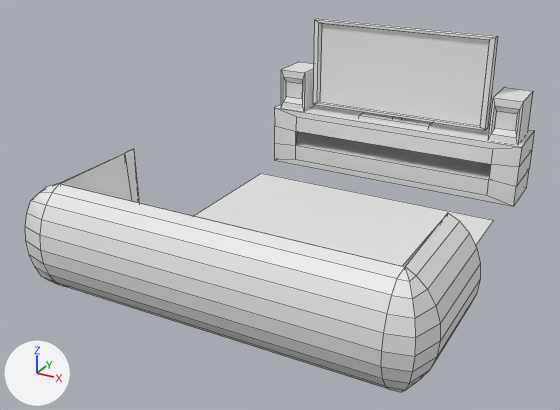
The Blender file Assets/Sofa/Sofa1.blend: old version first, new version second.
One viewpoint serves both versions: a 50 mm camera at (9.66, -15.71, 10.99) aimed at (-0.93, 3.55, 1.36). Every picture has the same lights, and +X, +Y and +Z are marked at lower left. Mesh edges are drawn as thin lines.

Script lines for the objects in view, before the commit:
```python
ob_cube = bpy.data.objects.new('Cube', me_cube_001)
ob_cube.location = (0.0, 0.0, 1.54)
ob_cube.scale = (4.87, 1.58, 1.58)
ob_cube_001 = bpy.data.objects.new('Cube.001', me_cube)
ob_cube_001.location = (0.0, 11.14, 1.09)
ob_cube_001.scale = (4.81, 1.0, 1.1)
ob_cube_002 = bpy.data.objects.new('Cube.002', me_cube_002)
ob_cube_002.location = (0.0, 11.21, 2.02)
ob_cube_002.scale = (1.37, 0.658, 0.258)
ob_cube_004 = bpy.data.objects.new('Cube.004', me_cube_004)
ob_cube_004.location = (0.0, 10.86, 4.02)
ob_cube_004.rotation_euler = (-1.571, 0.0, 0.0)  # degrees (-90, 0, 0)
ob_cube_004.scale = (3.39, 1.63, 0.159)
ob_cube_005 = bpy.data.objects.new('Cube.005', me_cube_007)
ob_cube_005.location = (-4.13, 11.16, 3.74)
ob_cube_005.scale = (0.508, 0.774, 1.61)
ob_cube_006 = bpy.data.objects.new('Cube.006', me_cube_006)
ob_cube_006.location = (4.11, 11.16, 3.74)
ob_cube_006.scale = (0.508, 0.774, 1.61)
ob_cylinder = bpy.data.objects.new('Cylinder', me_cylinder)
ob_cylinder.location = (4.52, 0.0, 1.55)
ob_cylinder.rotation_euler = (-1.571, 0.0, 0.0)  # degrees (-90, 0, 0)
ob_cylinder.scale = (1.33, 1.64, 1.57)
ob_plane = bpy.data.objects.new('Plane', me_plane)
ob_plane.location = (0.0, 5.48, 0.03)
ob_plane.scale = (4.52, 3.07, 1.0)
```
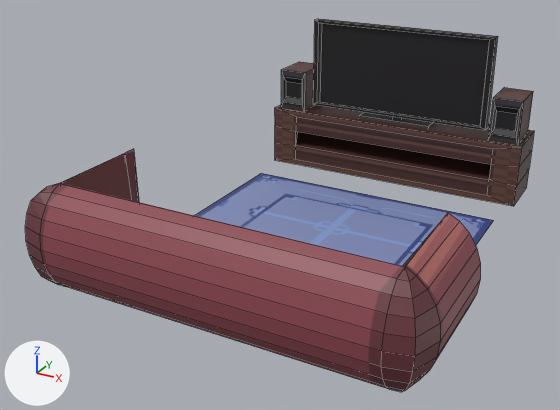
Where the change shows, as pixel boxes (x1, y1, x2, y2) in the pictures (560 x 410 px):
'Cylinder', recoloured, surface changed (white to brown): (25, 149, 481, 392) in both
'Cube.001', recoloured (grey to brown): (274, 105, 534, 206) in both
'Plane', recoloured (white to blue): (194, 173, 494, 266) in both
'Cube.006', recoloured, moved: before (488, 87, 533, 144); after (281, 62, 315, 110)
'Cube.005', recoloured, moved: before (281, 62, 315, 110); after (488, 87, 533, 144)
'Cube', recoloured (grey to brown): (62, 151, 438, 267) in both
'Cube.002', deleted: before (359, 112, 435, 128)
part 2 of me_cube_004, added: after (359, 112, 435, 128)
part 3 of me_cube_004, recoloured (grey to black): (313, 19, 498, 130) in both

The change in detail:
Picture 'Cube.005 Base Color.001' (img_cube_005_base_color_001) is new.
Picture 'Cube.005 Base Color' (img_cube_005_base_color) is new.
Picture 'Cube.004 Base Color' (img_cube_004_base_color) is new.
Picture 'Plane Base Color' (img_plane_base_color) is new.
Picture 'Cube.001 Base Color' (img_cube_001_base_color) is new.
Picture 'Cylinder Base Color' (img_cylinder_base_color) is new.
Picture 'Cube Base Color' (img_cube_base_color) is new.
Material 'Material.006' (mat_material_006) is new.
Its texture is img_cube_005_base_color_001.
Material 'Material.005' (mat_material_005) is new.
Its texture is img_cube_005_base_color.
Material 'Material.004' (mat_material_004) is new.
Its texture is img_cube_004_base_color.
Material 'Material.002' (mat_material_002) is new.
Its texture is img_plane_base_color.
Material 'Material.003' (mat_material_003) is new.
Its texture is img_cube_001_base_color.
Material 'Material' (mat_material) is new.
Its texture is img_cylinder_base_color.
Material 'Material.001' (mat_material_001) is new.
Its texture is img_cube_base_color.
me_cube_001 has 18 vertices, 17 faces and spans x -1.0..1.0, y -1.0..1.0, z -1.0..1.0.
me_cube_001 now uses material mat_material_001 (picture img_cube_base_color).
me_cylinder has 82 vertices, 75 faces and spans x -7.79..1.0, y -0.97..0.97, z -1.64..1.0.
me_cylinder is used by ob_cylinder; location (4.52, 0.0, 1.55); rotation (-1.571, 0.0, 0.0), in degrees (-90, 0, 0); scale (1.33, 1.64, 1.57).
me_cylinder part 1: texture (UV) coordinates of 75 of 75 faces, centred in x -7.78..0.98, y -0.92..0.92, z -1.62..1.0, changed; they spanned u 0.54..0.96, v 0.5..1.0 and now span u 0.01..0.92, v 0.01..0.99.
me_cylinder now uses material mat_material (picture img_cylinder_base_color).
me_cube has 24 vertices, 25 faces and spans x -1.0..1.0, y -1.0..1.0, z -1.0..1.0.
me_cube now uses material mat_material_003 (picture img_cube_001_base_color).
me_plane has 4 vertices, 1 face and spans x -1.0..1.0, y -1.0..1.0, z 0.0.
me_plane now uses material mat_material_002 (picture img_plane_base_color).
me_cube_004 is used by ob_cube_004; location (0.0, 10.86, 4.02); rotation (-1.571, 0.0, 0.0), in degrees (-90, 0, 0); scale (3.39, 1.63, 0.159).
me_cube_004 had 16 vertices, 14 faces and spanned x -1.0..1.0, y -1.0..1.0, z -1.0..1.0.
me_cube_004 now has 24 vertices, 20 faces and spans x -1.0..1.0, y -1.0..1.38, z -1.96..6.34.
me_cube_004 part 2: a new loose piece, a box spanning x -0.4..0.4, y 1.07..1.38, z -1.96..6.34, in mat_material_004 (picture img_cube_004_base_color).
me_cube_004 part 3: 14 faces spanning x -1.0..1.0, y -1.0..1.0, z -1.0..1.0 switch from no material to mat_material_004 (picture img_cube_004_base_color).
me_cube_006 has 16 vertices, 14 faces and spans x -1.0..1.0, y -1.0..1.0, z -1.0..-0.04.
me_cube_006 is used by ob_cube_006; location (4.11, 11.16, 3.74); scale (0.508, 0.774, 1.61).
me_cube_006 part 5: the whole mesh is moved by (0.0, 0.46, 0.52).
me_cube_006 now uses material mat_material_006 (picture img_cube_005_base_color_001).
me_cube_007 has 16 vertices, 14 faces and spans x -1.0..1.0, y -1.0..1.0, z -1.0..-0.04.
me_cube_007 is used by ob_cube_005; location (-4.13, 11.16, 3.74); scale (0.508, 0.774, 1.61).
me_cube_007 part 4: the whole mesh is moved by (0.0, 0.46, 0.52).
me_cube_007 now uses material mat_material_005 (picture img_cube_005_base_color).
Object 'Cube.002' (ob_cube_002) is deleted.
Object 'Cube.006' (ob_cube_006) moves from (4.11, 11.16, 3.74) to (-4.13, 10.81, 2.91).
Object 'Cube.005' (ob_cube_005) moves from (-4.13, 11.16, 3.74) to (4.11, 10.81, 2.91).
